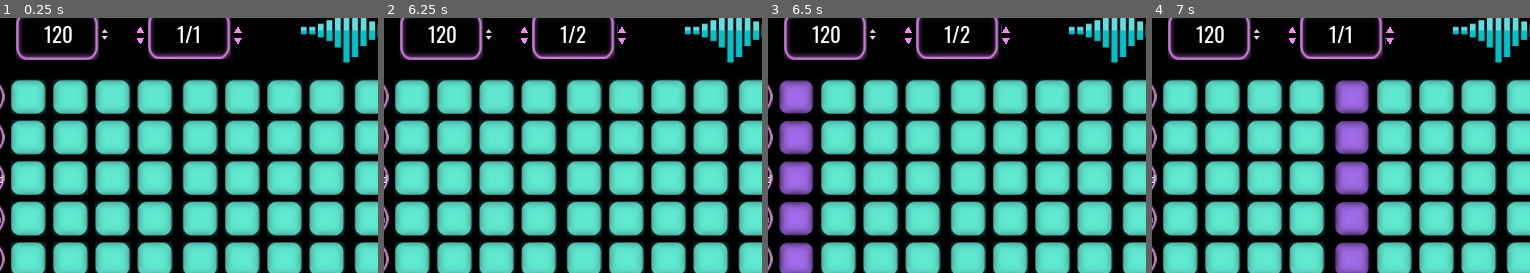
Above: before the commit, frames 1-4 (left to right).
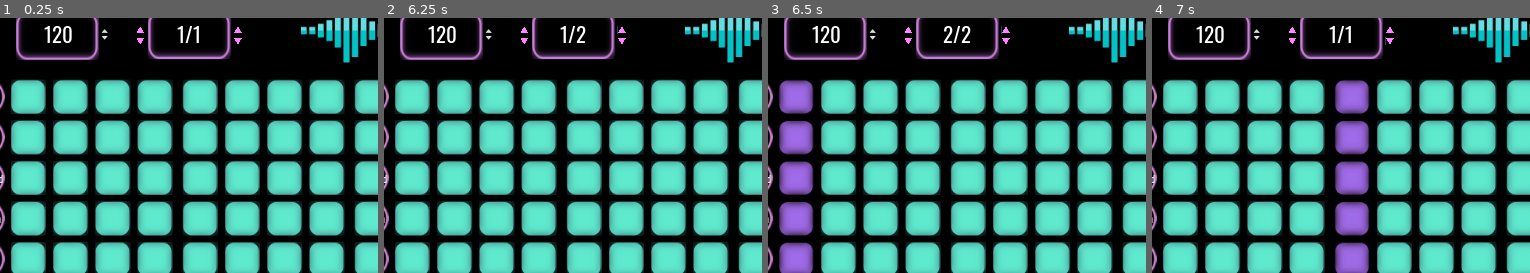
Above: after the commit, the same moments.

Repository: mdructor/beat_hacker
Game: Godot game, scene res://Assets/Scenes/SequencerView.tscn
Two runs of this game, one before a commit and one after it. Both use one fixed random seed, a clock stepped at 60 frames per second and the inputs below. This scene is started directly instead of the project's main scene.
Inputs (mouse positions are % of the whole screen's width and height, from its top left):
- Up to frame 1 (0.25 s): no input
- Up to frame 2 (6.25 s): click (25, 24) at 0.5 s; click (25, 27) at 1.25 s; click (10, 38) at 2.02 s; click "Play" at 2.75 s; click "Stop" at 3.5 s; click "Play" at 4.25 s; click "Clear" at 5 s; click (38, 24) at 5.75 s
- Up to frame 3 (6.5 s): no input
- Up to frame 4 (7 s): click (38, 27) at 6.5 s
The pictures show only the part of the screen within x 6-56%, y 22-72%; the shares and areas given below are measured in that part.

Frames 1-2 are identical in both runs. In frame 3, 0.2% of the frame differs, in the area x 46-54%, y 3-10%; in frame 4, nothing differs.

Commit message:
Finish multi-bar functionality
First pass, I'm sure some bugs are bound to pop up.
Little in the way of testing done, but played with
it a little bit.

Diff:
--- a/Assets/Scripts/SequenceButton.gd
+++ b/Assets/Scripts/SequenceButton.gd
@@ -15,6 +15,7 @@
 func _on_MainButton_pressed():
 	state.state[0] = !state.state[0]
 	updateView()
+	get_parent().signalSequenceViewChange()
 
 func check(on):
 	if on:
@@ -48,6 +49,7 @@
 		get_node("SplitButton").texture_normal = _blueSquareDown
 	else:
 		get_node("SplitButton").texture_normal = _blueSquare
+
 
 func _light_up(flag):
 	if (flag):
@@ -88,7 +90,9 @@
 	else:
 		state.isSplit = true
 		updateView()
+	get_parent().signalSequenceViewChange()
 
 func _on_SplitButton_pressed():
 	state.state[1] = !state.state[1]
 	updateView()
+	get_parent().signalSequenceViewChange()
--- a/Assets/Scripts/Sequencer.gd
+++ b/Assets/Scripts/Sequencer.gd
@@ -96,8 +96,13 @@
 	for i in range(8):
 		_sequenceButtons[i][(_tickCount % _TICKS_PER_BAR) /2]._light_up(true)
 
-		if _tickCount % 16 == 0:
+		if _tickCount % _TICKS_PER_BAR == 0:
 			_sequenceButtons[i][15]._light_up(false)
+			_currentBar = _tickCount / _TICKS_PER_BAR + 1
+			if _currentBar > _totalBars:
+				_currentBar = 1
+			updateBarText()
+			restateSequenceView()
 		else:
 			_sequenceButtons[i][(_tickCount % _TICKS_PER_BAR) / 2 - 1]._light_up(false)
 
@@ -107,7 +112,7 @@
 	if _tickCount % 8 == 0 && _metronomeOn == true:
 		get_node("SampleStreamer/Metronome").play()
 
-	if _tickCount == _TICKS_PER_BAR * _totalBars -1:
+	if _tickCount == _TICKS_PER_BAR * _totalBars - 1:
 		_tickCount = 0
 	else:
 		_tickCount += 1
@@ -209,9 +214,21 @@
 		return
 	_currentBar -= 1
 	updateBarText()
+	restateSequenceView()
 
 func _on_CurBarUp_pressed():
 	if _currentBar == _totalBars:
 		return
 	_currentBar += 1
 	updateBarText()
+	restateSequenceView()
+
+func signalSequenceViewChange(): # TODO
+	for i in range(8):
+		for j in range(_TICKS_PER_BAR / 2):
+			_sequenceButtonState[i][(_currentBar - 1) * _TICKS_PER_BAR / 2 + j] = _sequenceButtons[i][j].state
+
+func restateSequenceView():
+	for i in range(8):
+		for j in range(_TICKS_PER_BAR / 2):
+			_sequenceButtons[i][j].setStateAndUpdateView(_sequenceButtonState[i][(_currentBar - 1) * _TICKS_PER_BAR / 2 + j])
